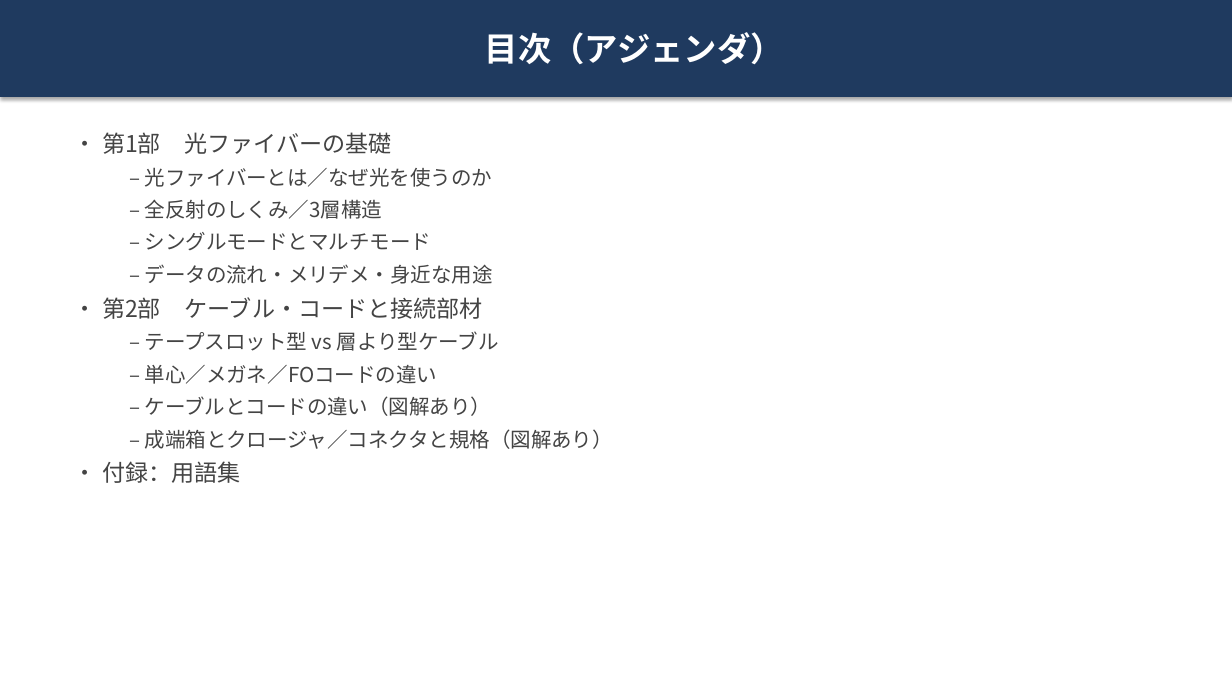
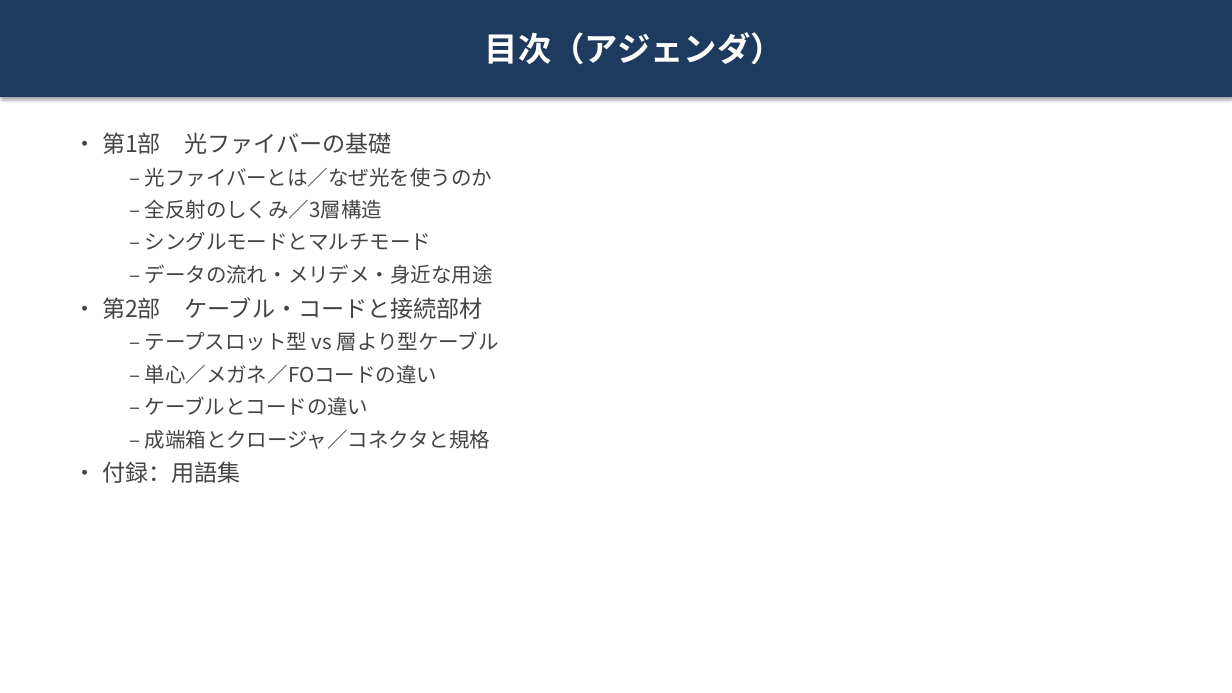
Before and after one commit to tomoyuki0512-hub/test-repository, a slide deck: slide 2 of presentations/optical-fiber-presentation.pptx. Drawn at 1232x693 pixels with LibreOffice and Linux fonts; fonts in the diff are those of the drawing. Boxes give left, top, right and bottom in pixels: in the first picture for what was removed or moved away, otherwise in the second. Text is boxed around its words. In the diff, an @@ line names an element or a change of style, - is before the commit and + after.

```diff
--- a/presentations/optical-fiber-presentation.pptx
+++ b/presentations/optical-fiber-presentation.pptx
@@ text at <box>145,396,491,449</box>: text changed @@
-  – ケーブルとコードの違い（図解あり）
-  – 成端箱とクロージャ／コネクタと規格（図解あり）
+  – ケーブルとコードの違い
+  – 成端箱とクロージャ／コネクタと規格
```
Also in this commit, not shown: 1 other slide changed, 1 slide removed, 1 other file.
